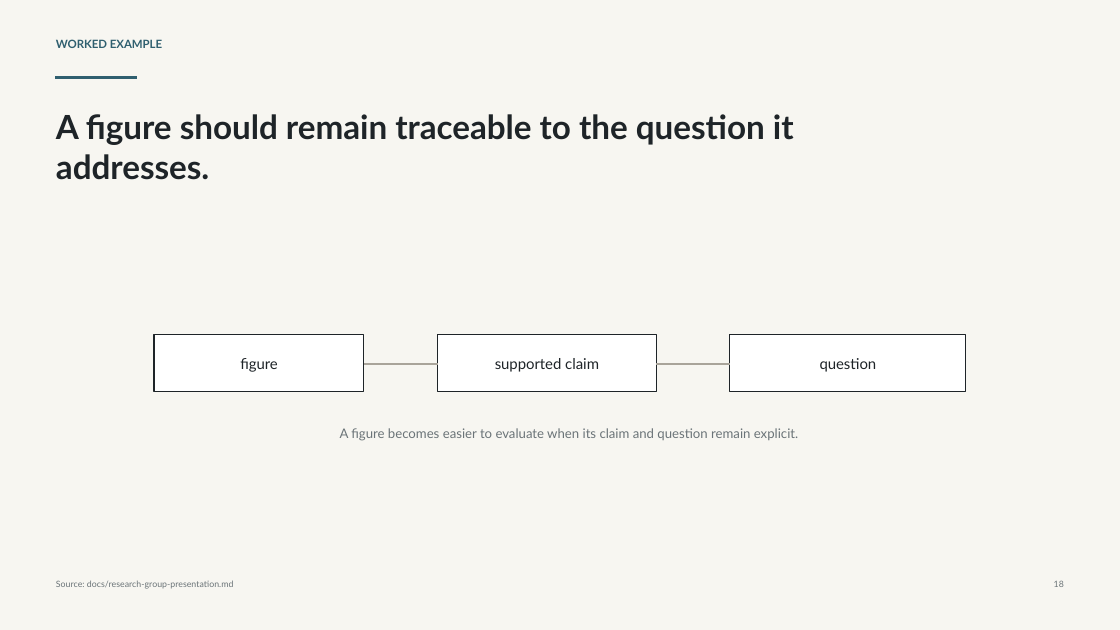
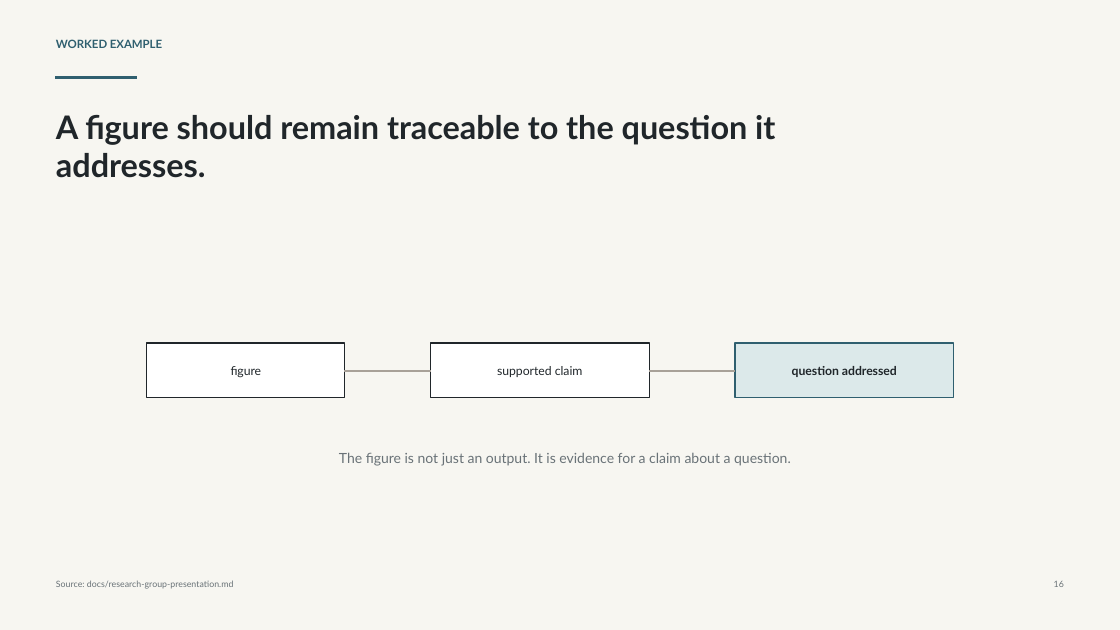
Before and after one commit to SamuelBrudner/lab-tracker, a slide deck: slide 16 of outputs/019e93bf-5861-7ba2-af6a-d3677b8793cd/presentations/lab-tracker-research-group/output/lab-tracker-research-group-presentation.pptx (slide 18 before the commit). Drawn at 1120x630 pixels with LibreOffice and Linux fonts; fonts in the diff are those of the drawing. Boxes give left, top, right and bottom in pixels: in the first picture for what was removed or moved away, otherwise in the second. Text is boxed around its words. In the diff, an @@ line names an element or a change of style, - is before the commit and + after.

```diff
--- a/outputs/019e93bf-5861-7ba2-af6a-d3677b8793cd/presentations/lab-tracker-research-group/output/lab-tracker-research-group-presentation.pptx
+++ b/outputs/019e93bf-5861-7ba2-af6a-d3677b8793cd/presentations/lab-tracker-research-group/output/lab-tracker-research-group-presentation.pptx
@@ text "A figure should remain traceable ..." at bbox=[56, 115, 775, 178]: size 28.5 to 27.8 pt, text colour #1E2428 to #20262A @@
@@ rectangle at bbox=[147, 343, 344, 397]: outline #1E2428 0.9 pt to #20262A 0.9 pt @@
@@ rectangle: place and size @@
-rectangle at bbox=[154, 334, 364, 392]
+rectangle at bbox=[147, 343, 344, 397]
@@ text "figure" at bbox=[231, 366, 262, 378]: size 12.8 to 10.5 pt, text colour #1E2428 to #20262A @@
@@ text "figure": place and size @@
-text "figure" at bbox=[240, 358, 277, 372]
+text "figure" at bbox=[231, 366, 262, 378]
@@ rectangle: place and size @@
-rectangle at bbox=[438, 334, 656, 392]
+rectangle at bbox=[430, 343, 649, 397]
@@ rectangle at bbox=[430, 343, 649, 397]: outline #1E2428 0.9 pt to #20262A 0.9 pt @@
@@ text "supported claim": place and size @@
-text "supported claim" at bbox=[495, 358, 599, 372]
+text "supported claim" at bbox=[497, 366, 583, 377]
@@ text "supported claim" at bbox=[497, 366, 583, 377]: size 12.8 to 10.5 pt, text colour #1E2428 to #20262A @@
@@ rectangle: place and size @@
-rectangle at bbox=[730, 334, 966, 392]
+rectangle at bbox=[735, 343, 954, 397]
@@ rectangle at bbox=[735, 343, 954, 397]: fill #FFFFFF to #DCE9EA; outline #1E2428 0.9 pt to #2F5F6F 0.9 pt @@
@@ rectangle at bbox=[344, 371, 430, 372]: fill #A9A49A to #A8A198; outline #A9A49A 0 pt to #A8A198 0 pt @@
@@ rectangle: place and size @@
-rectangle at bbox=[364, 363, 438, 365]
+rectangle at bbox=[344, 371, 430, 372]
@@ rectangle: place and size @@
-rectangle at bbox=[656, 363, 730, 365]
+rectangle at bbox=[649, 371, 735, 372]
@@ rectangle at bbox=[649, 371, 735, 372]: fill #A9A49A to #A8A198; outline #A9A49A 0 pt to #A8A198 0 pt @@
@@ text at bbox=[792, 366, 897, 377]: text changed; size 12.8 to 10.5 pt; text colour #1E2428 to #20262A; bold on @@
-question
+question addressed
@@ text "The figure is not just ..." at bbox=[339, 452, 791, 466]: vertical alignment top to middle @@
@@ text at bbox=[339, 452, 791, 466]: text changed; size 11.2 to 12 pt; text colour #6B7478 to #697277 @@
-A figure becomes easier to evaluate when its claim and question remain explicit.
+The figure is not just an output. It is evidence for a claim about a question.
```
Also in this commit, not shown: 12 other slides changed, 8 slides added, 10 slides removed, 1 other file.
